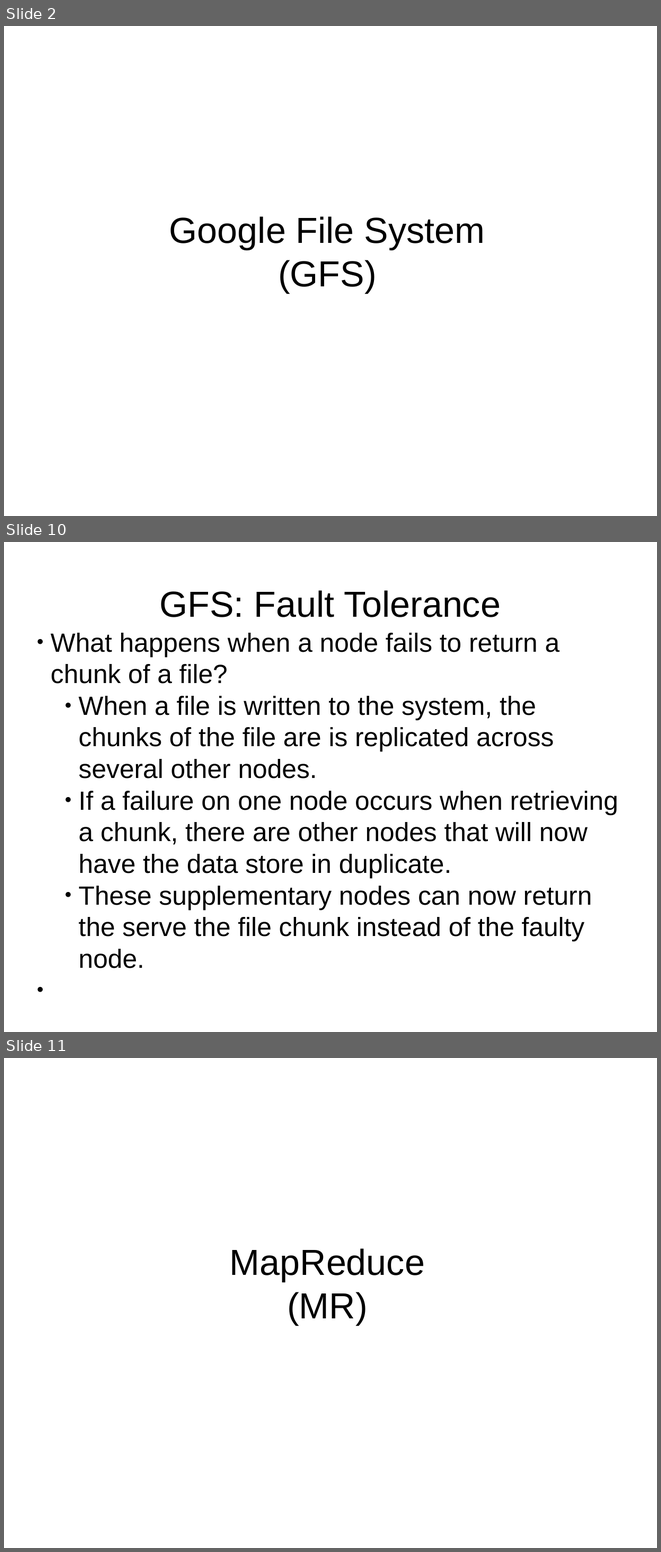
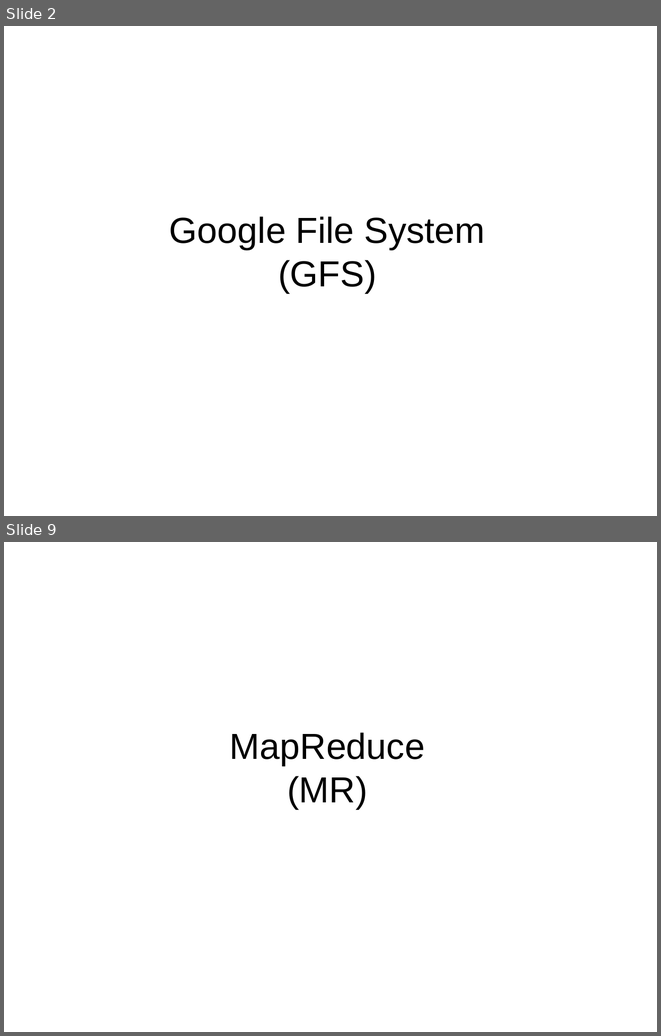
Before and after one commit to twcannon/MSDataSci, a slide deck: CSIS604/projects/assignment_4/assignment_4_ppt.pptx. Shown one above the other, each under a label of ours: slides 2, 10 and 11 before the commit, slides 2 and 9 after it; the slides between them are not shown. The pictures are 661x1552 and 661x1036 pixels, drawn with LibreOffice and Linux fonts; fonts in the diff are those of the drawing. Boxes give left, top, right and bottom in pixels: in the first picture for what was removed or moved away, otherwise in the second. Text is boxed around its words. In the diff, an @@ line names an element or a change of style, - is before the commit and + after.

```diff
--- a/CSIS604/projects/assignment_4/assignment_4_ppt.pptx
+++ b/CSIS604/projects/assignment_4/assignment_4_ppt.pptx
@@ slide 10 removed at box(4, 542, 657, 1032), background #FFFFFF @@
@@ text removed at box(160, 590, 501, 617) @@
-GFS: Fault Tolerance
@@ text removed at box(51, 633, 618, 968) @@
-● What happens when a node fails to return a chunk of a file?
-    ● When a file is written to the system, the chunks of the file are is replicated across several other nodes.
-    ● If a failure on one node occurs when retrieving a chunk, there are other nodes that will now have the data store in duplicate.
-    ● These supplementary nodes can now return the serve the file chunk instead of the faulty node.
@@ what was slide 11 is now slide 9 @@
```
Also in this commit, not shown: 12 slides changed, 1 other slide removed, 6 other files.
